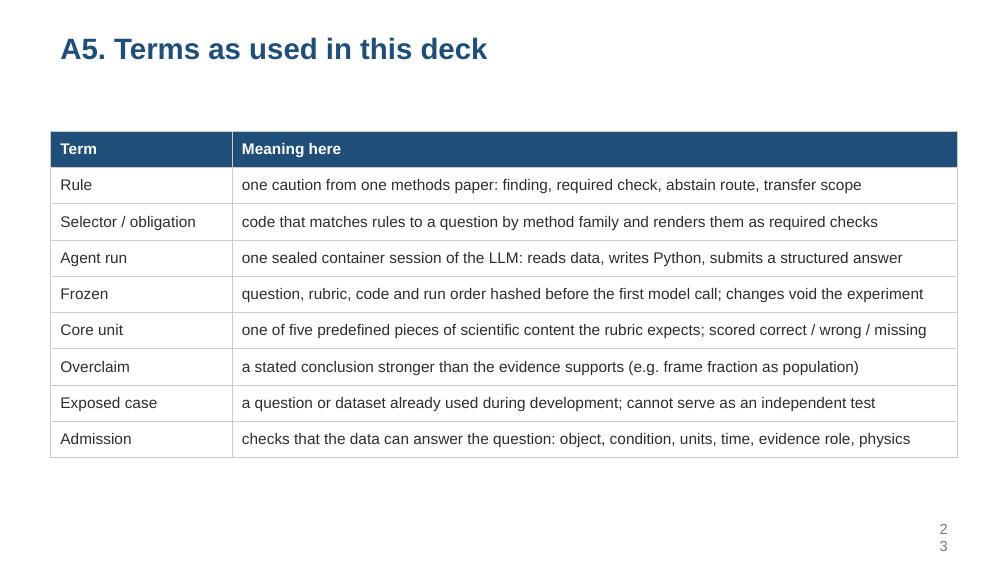
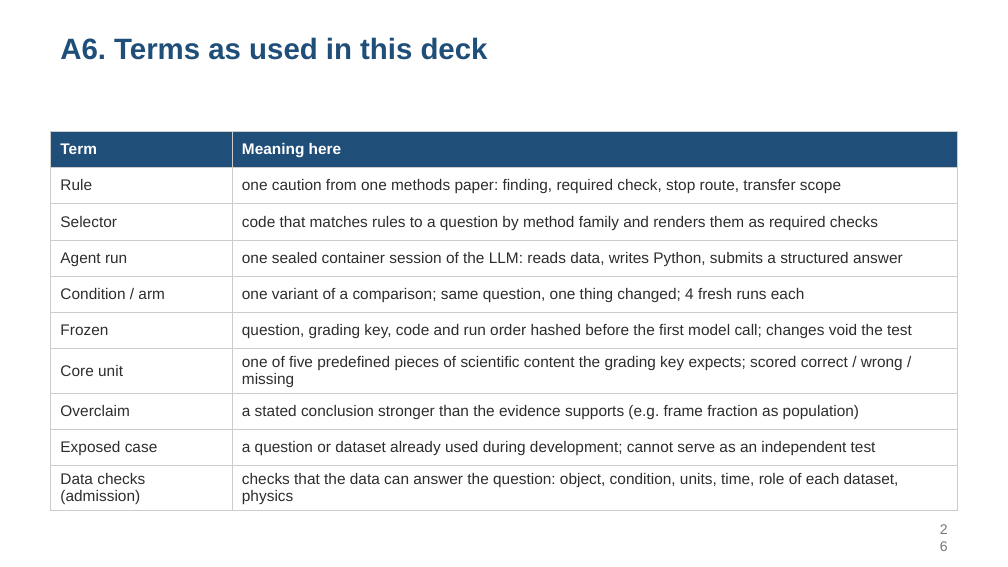
Before and after one commit to alex051107/dynamics-atlas-harness, a slide deck: slide 26 of review/rules-agent-study-20260909/development-results/SOOJUNG_DISCUSSION_20260910_EN.pptx (slide 23 before the commit). Drawn at 1008x567 pixels with LibreOffice and Linux fonts; fonts in the diff are those of the drawing. Boxes give left, top, right and bottom in pixels: in the first picture for what was removed or moved away, otherwise in the second. Text is boxed around its words. In the diff, an @@ line names an element or a change of style, - is before the commit and + after.

```diff
--- a/review/rules-agent-study-20260909/development-results/SOOJUNG_DISCUSSION_20260910_EN.pptx
+++ b/review/rules-agent-study-20260909/development-results/SOOJUNG_DISCUSSION_20260910_EN.pptx
@@ text at box(60, 37, 488, 60): text changed @@
-A5. Terms as used in this deck
+A6. Terms as used in this deck
@@ table at box(50, 131, 958, 508) @@
-row 2, column 2: one caution from one methods paper: finding, required check, abstain route, transfer scope
+row 2, column 2: one caution from one methods paper: finding, required check, stop route, transfer scope
-row 3, column 1: Selector / obligation
+row 3, column 1: Selector
-row 5: Frozen | question, rubric, code and run order hashed before the first model call; changes void the experiment
-row 6: Core unit | one of five predefined pieces of scientific content the rubric expects; scored correct / wrong / missing
+row 5: Condition / arm | one variant of a comparison; same question, one thing changed; 4 fresh runs each
+row 6: Frozen | question, grading key, code and run order hashed before the first model call; changes void the test
+row 7: Core unit | one of five predefined pieces of scientific content the grading key expects; scored correct / wrong / missing
-row 10, column 1: Admission
+row 10, column 1: Data checks (admission)
-row 10, column 2: checks that the data can answer the question: object, condition, units, time, evidence role, physics
+row 10, column 2: checks that the data can answer the question: object, condition, units, time, role of each dataset, physics
@@ text at box(927, 522, 958, 552): text changed; size 10.5 to 10 pt @@
-23
+26
```
Also in this commit, not shown: 22 other slides changed, 3 slides added, 11 other files.
